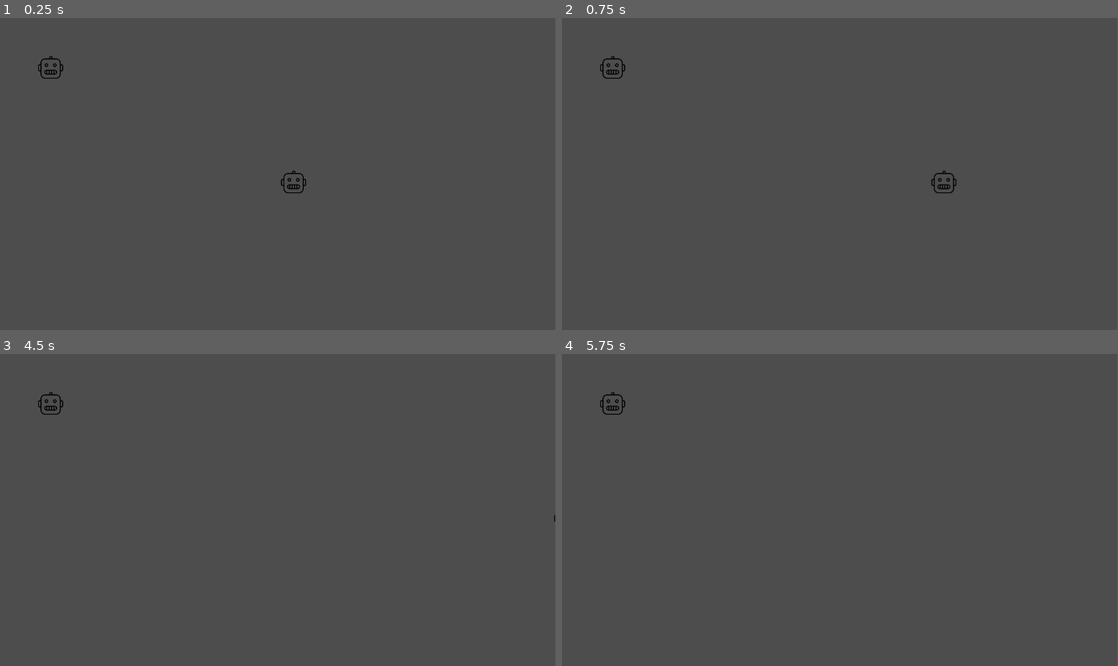
Above: before the commit, frames 1-4 (two rows, left to right).
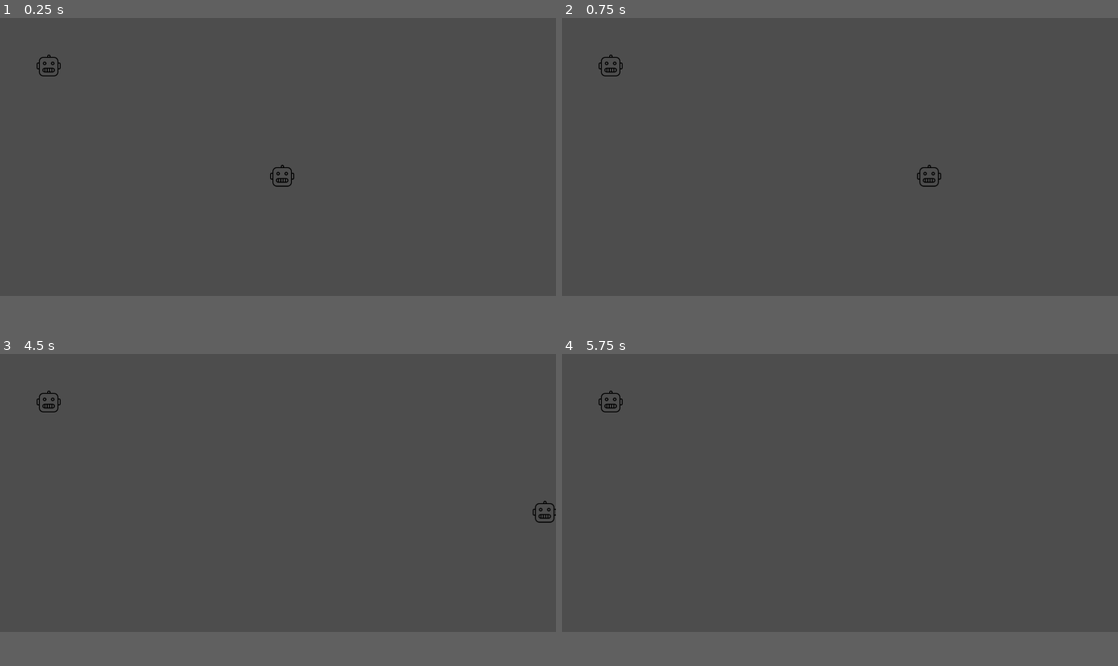
Above: after the commit, the same moments.

Repository: Black-Sheep-Studios/wire-hacking-robots
Game: Godot game, scene res://game.tscn
Two runs of this game, one before a commit and one after it. Both use one fixed random seed, a clock stepped at 60 frames per second and the inputs below.
Inputs:
- Up to frame 1 (0.25 s): no input
- Up to frame 2 (0.75 s): tap Enter at 0.5 s; hold D (move_right) from 0.53 s (still down); tap Space (primary_action) at 0.6 s
- Up to frame 3 (4.5 s): release D (move_right) at 1.28 s; hold S (move_down) 1.28-2.03 s; tap Space (primary_action) at 1.35, 2, 2.1, 2.85, 3.5, 3.6, 4.35 s; hold D (move_right) 2.03-2.78 s; tap Enter at 2.75, 4.25 s; hold W (move_up) 2.78-3.53 s; hold A (move_left) from 3.53 s (still down)
- Up to frame 4 (5.75 s): release A (move_left) at 5.03 s; hold S (move_down) from 5.03 s (still down); tap Space (primary_action) at 5.1 s
In our replay, the window is 799x449 before the commit and 800x400 after it. These sizes can differ from the game's own. Grey fills any space a smaller window leaves; there, only what the larger window draws over its background counts as a difference.

The runs differ from the first frame. In frame 1, 0.3% of the frame differs, in the area x 6-56%, y 11-57%; in frame 2, 0.3%, in the area x 6-71%, y 11-57%; in frame 3, 0.2%; in frame 4, 0.1%.

Commit message:
add html export preset

Diff:
--- a/project.godot
+++ b/project.godot
@@ -13,6 +13,11 @@
 config/name="wire-hacking-robots"
 run/main_scene="res://game.tscn"
 config/features=PackedStringArray("4.3", "GL Compatibility")
+
+[display]
+
+window/size/viewport_width=1200
+window/size/viewport_height=600
 
 [input]
 
Not shown, added: export_presets.cfg
Not shown, changed: .gitignore
